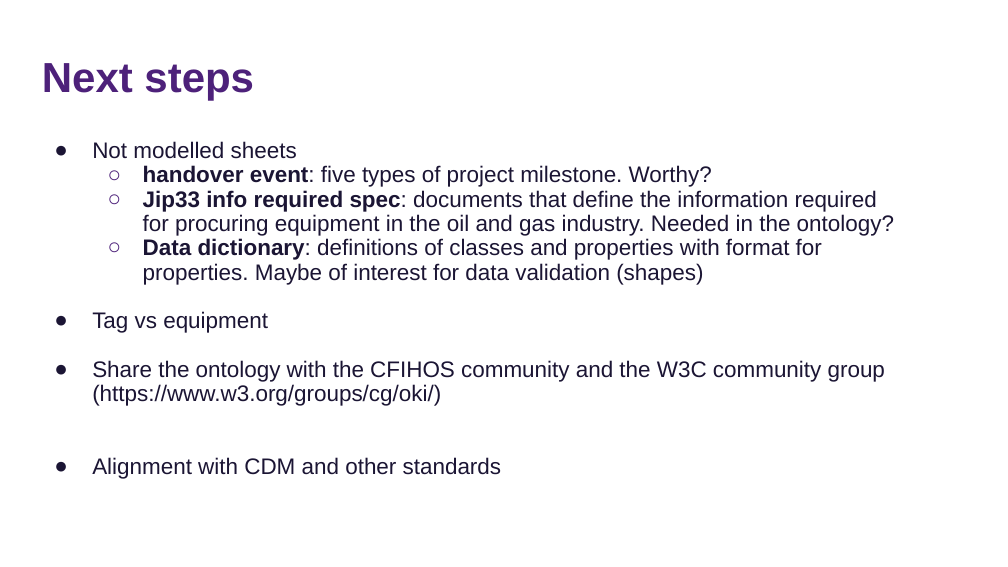
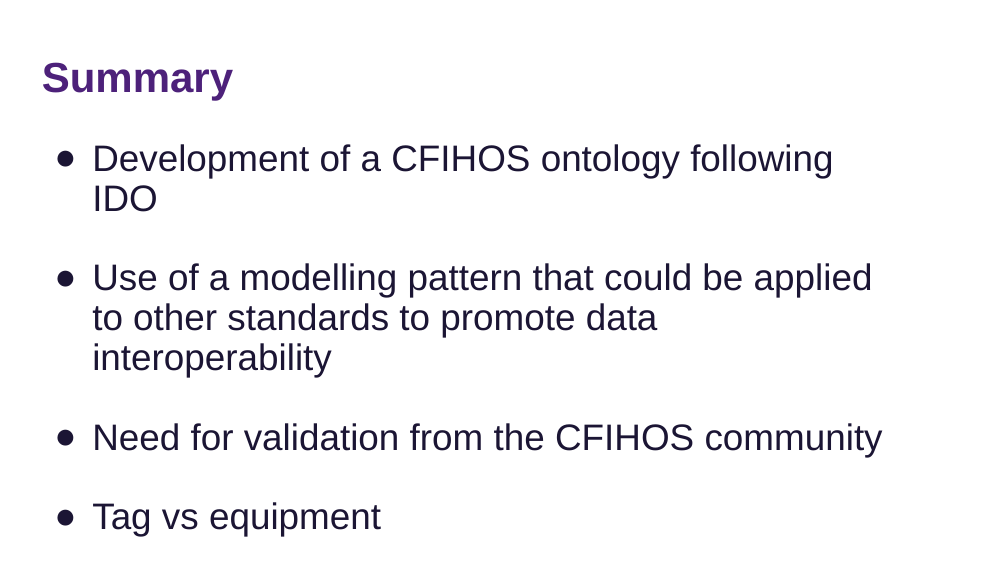
Before and after one commit to tecnomod-um/cfihos, a slide deck: slide 34 of docs/cfihos-ontology.pptx (slide 35 before the commit). Drawn at 1008x567 pixels with LibreOffice and Linux fonts; fonts in the diff are those of the drawing. Boxes give left, top, right and bottom in pixels: in the first picture for what was removed or moved away, otherwise in the second. Text is boxed around its words. In the diff, an @@ line names an element or a change of style, - is before the commit and + after.

Commit message:
update slides

```diff
--- a/docs/cfihos-ontology.pptx
+++ b/docs/cfihos-ontology.pptx
@@ title at (42,62,233,101): text changed @@
-Next steps
+Summary
@@ text at (92,144,883,457): text changed; size 21.4 to 35.1 pt @@
-● Not modelled sheets
-  ○ handover event: five types of project milestone. Worthy?
-  ○ Jip33 info required spec: documents that define the information required for procuring equipment in the oil and gas industry. Needed in the ontology?
-  ○ Data dictionary: definitions of classes and properties with format for properties. Maybe of interest for data validation (shapes)
+● Development of a CFIHOS ontology following IDO
+● Use of a modelling pattern that could be applied to other standards to promote data interoperability
+● Need for validation from the CFIHOS community
@@ text at (92,360,885,479): paragraphs removed @@
-● Share the ontology with the CFIHOS community and the W3C community group (https://www.w3.org/groups/cg/oki/)
-● Alignment with CDM and other standards
@@ text at (92,502,381,537): size 21.4 to 35.1 pt in "Tag vs equipment" @@
```
Also in this commit, not shown: 20 other slides changed, 2 slides added, 5 slides removed, 1 other file.
